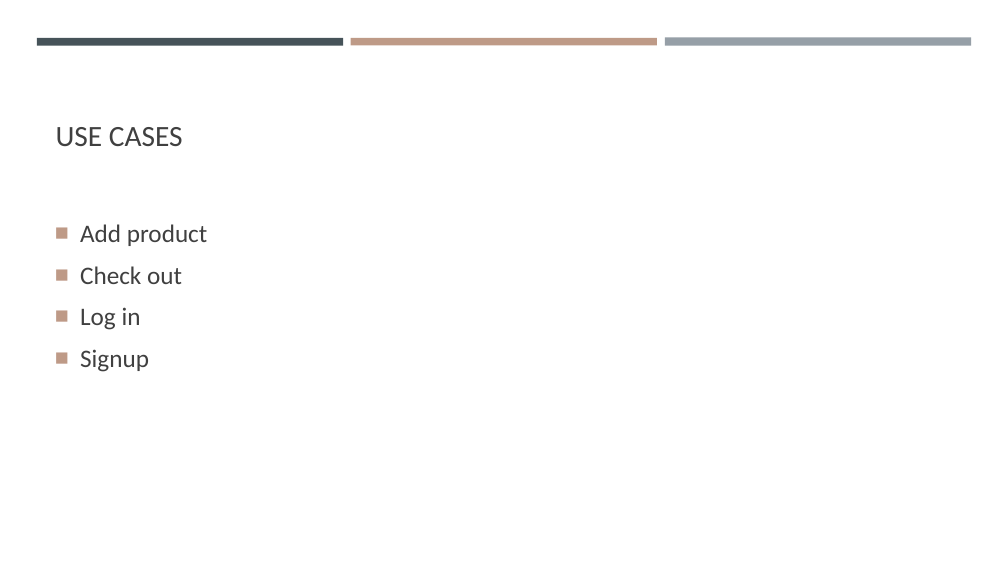
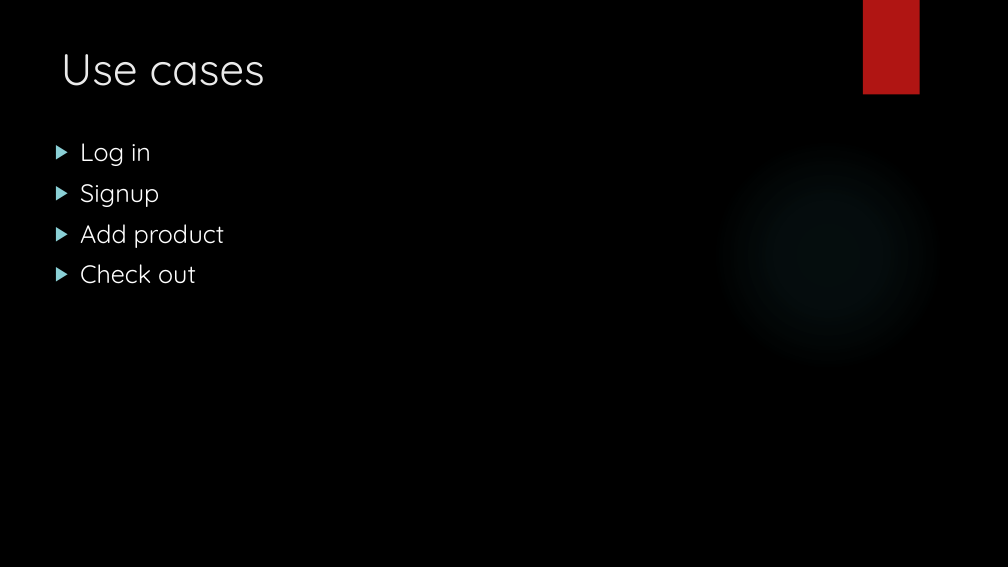
Before and after one commit to Gebrealief/final-wap-project, a slide deck: slide 5 of Wap presentation.pptx. Drawn at 1008x567 pixels with LibreOffice and Linux fonts; fonts in the diff are those of the drawing; background and template pictures are left out. Boxes give left, top, right and bottom in pixels: in the first picture for what was removed or moved away, otherwise in the second. Text is boxed around its words. In the diff, an @@ line names an element or a change of style, - is before the commit and + after.

```diff
--- a/Wap presentation.pptx
+++ b/Wap presentation.pptx
@@ background #FFFFFF to picture (left out) @@
@@ rectangle added at (863,0,920,95), fill #B01513 @@
@@ rectangle removed at (37,38,343,45) @@
@@ title "Use cases" at (61,54,265,86): vertical alignment bottom to top @@
@@ title at (61,54,265,86): text changed; size 28 to 42 pt; font Calibri to Quicksand; text colour #404040 to #EBEBEB @@
-USE CASES
+Use cases
@@ rectangle removed at (351,38,657,45) @@
@@ rectangle removed at (665,38,971,46) @@
@@ text "Log in" at (80,143,225,284): vertical alignment middle to top @@
@@ text at (80,143,159,207): paragraphs added @@
+▶ Log in
+▶ Signup
@@ ellipse added at (712,138,944,371), fill gradient #50B9C1 @@
@@ text at (80,224,225,284): font Calibri to Quicksand, text colour #404040 to #FFFFFF in "Add product", "Check out"; bullet ■ to ▶; bullet colour #BE9A87 to #8AD0D6 @@
@@ text at (80,307,149,372): paragraphs removed @@
-■ Log in
-■ Signup
```
Also in this commit, not shown: 9 other slides changed, 3 slides added, 2 slides removed, 25 other files.
